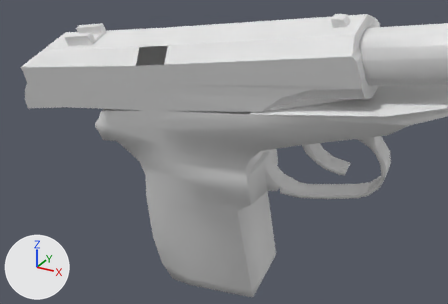
Renders of the OBJ model Vertex_Animation_Compiler/Assets/Makarov_Pistol_Reload141.obj from each side of a commit.
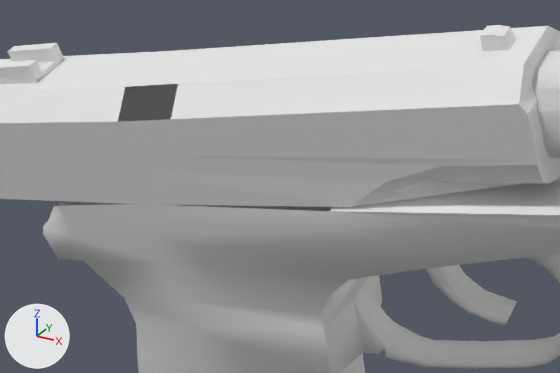
Each version appears first from a 50 mm camera at (0.4604, -0.2994, 0.0063) aimed at (0.3649, -0.1258, -0.0805), and next in a close-up on the part from 16% to 84% of the width and 0% to 66% of the height. The axes (+X, +Y, +Z) are drawn at lower left. The lights are the same throughout. Where no turn or scale is listed for an object, it has been applied to the vertices.

Script lines for the objects in view, before the commit:
```python
me_rest_of_the_gun_sphere = bpy.data.meshes.new('Rest_of_the_gun_Sphere')
me_rest_of_the_gun_sphere.from_pydata(...)  # 272 vertices, 519 faces; spans x 0.3104..0.4551, y -0.1349..-0.0809, z -0.1591..-0.0256
# before: 164 (0.3778, -0.1092, -0.0545), 166 (0.3163, -0.1317, -0.0722) at pixel (53, 205), 175 (0.3177, -0.1317, -0.0719) at pixel (58, 205), 178 (0.3784, -0.1333, -0.0618) at pixel (329, 211), 179 (0.3381, -0.1325, -0.0677) at pixel (140, 204)
# before: 180 (0.3171, -0.1076, -0.0646), 181 (0.3376, -0.1083, -0.0605), 183 (0.3158, -0.1075, -0.0649)
me_top_slider_sphere_001 = bpy.data.meshes.new('Top_Slider_Sphere.001')
me_top_slider_sphere_001.from_pydata(...)  # 127 vertices, 227 faces; spans x 0.2773..0.4148, y -0.1385..-0.1067, z -0.0779..-0.0286
ob_rest_of_the_gun_sphere = bpy.data.objects.new('Rest_of_the_gun_Sphere', me_rest_of_the_gun_sphere)
ob_rest_of_the_gun_sphere.location = (0.0, 0.0, 0.0)
ob_top_slider_sphere_001 = bpy.data.objects.new('Top_Slider_Sphere.001', me_top_slider_sphere_001)
ob_top_slider_sphere_001.location = (0.0, 0.0, 0.0)
```
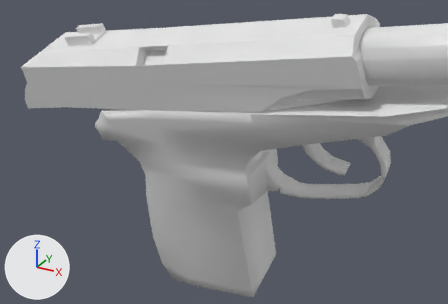
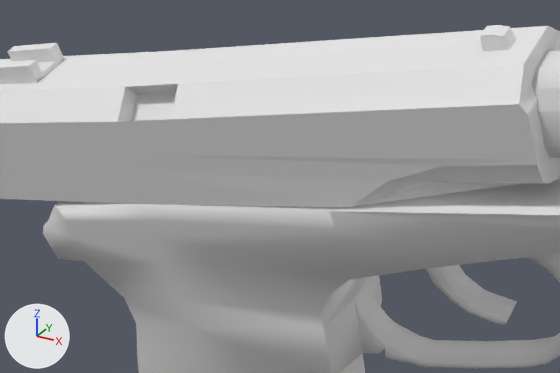
Changed parts and their boxes [x1, y1, x2, y2] in the close-ups (560 x 373 px):
part 1 of me_rest_of_the_gun_sphere, added: after [54, 201, 332, 211]
part 2 of me_top_slider_sphere_001, added: after [118, 84, 178, 122]

The change in detail:
me_rest_of_the_gun_sphere has 272 vertices, 519 faces and spans x 0.3104..0.4551, y -0.1349..-0.0809, z -0.1591..-0.0256.
me_rest_of_the_gun_sphere is used by ob_rest_of_the_gun_sphere; location (0.0, 0.0, 0.0).
Verts and faces of me_rest_of_the_gun_sphere; kept vertices keep their numbers, new ones are numbered from 272.
Part 1, on me_rest_of_the_gun_sphere:
New faces: (164, 181, 179), (175, 179, 181), (166, 175, 183), (164, 179, 178), (175, 181, 180), (175, 180, 183).
me_top_slider_sphere_001 is used by ob_top_slider_sphere_001; location (0.0, 0.0, 0.0).
me_top_slider_sphere_001 had 127 vertices, 227 faces and spanned x 0.2773..0.4148, y -0.1385..-0.1067, z -0.0779..-0.0286.
me_top_slider_sphere_001 now has 131 vertices, 237 faces and spans x 0.2773..0.4148, y -0.1385..-0.1067, z -0.0779..-0.0286.
Part 2, on me_top_slider_sphere_001:
4 vertices are added at (0.3499, -0.1348, -0.0505), (0.3383, -0.1347, -0.0526), (0.3491, -0.131, -0.0452), (0.3375, -0.1308, -0.0472).
10 new faces join them.
